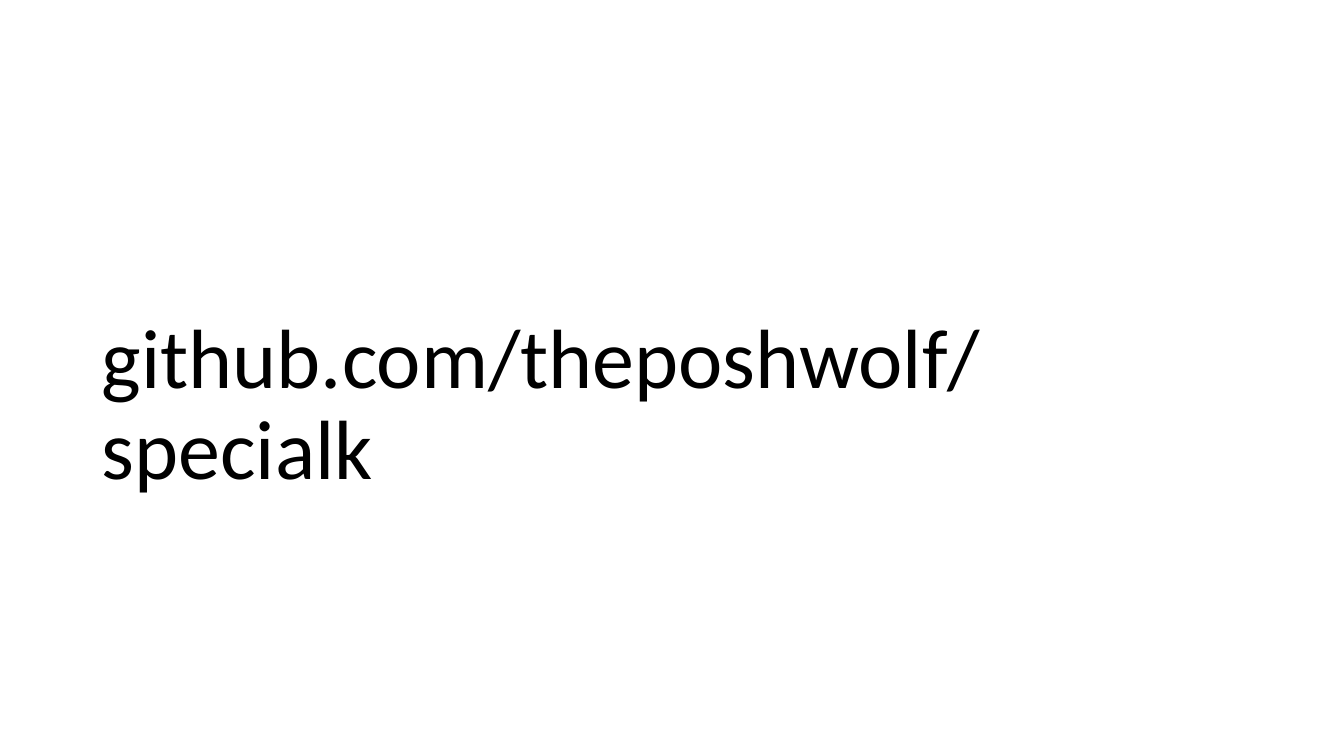
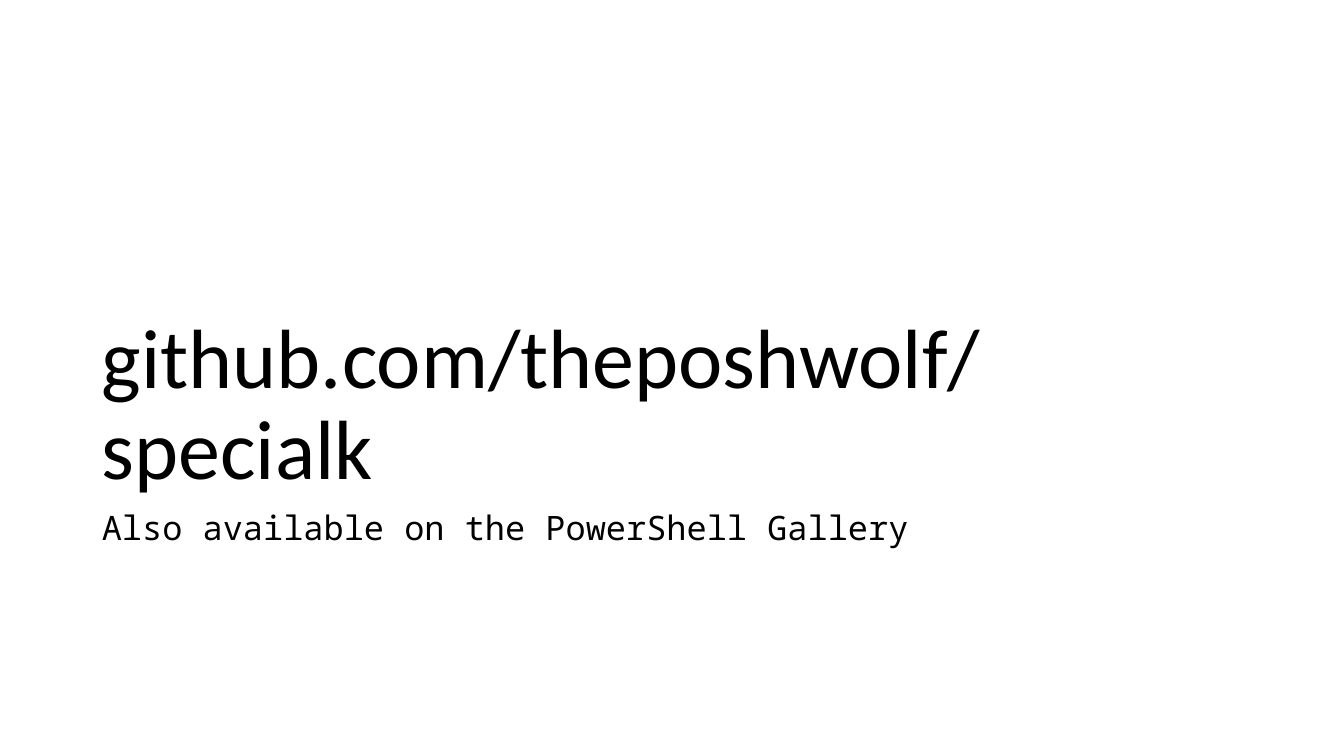
Before and after one commit to ThePoShWolf/Sessions, a slide deck: slide 29 of 2023-04-27 - Making Kubectl PowerShell friendly/PowerShell Summit 2023 - Making Kubectl PowerShell friendly.pptx (slide 27 before the commit). Drawn at 1344x756 pixels with LibreOffice and Linux fonts; fonts in the diff are those of the drawing; background and template pictures are left out. Boxes give left, top, right and bottom in pixels: in the first picture for what was removed or moved away, otherwise in the second. Text is boxed around its words. In the diff, an @@ line names an element or a change of style, - is before the commit and + after.

```diff
--- a/2023-04-27 - Making Kubectl PowerShell friendly/PowerShell Summit 2023 - Making Kubectl PowerShell friendly.pptx
+++ b/2023-04-27 - Making Kubectl PowerShell friendly/PowerShell Summit 2023 - Making Kubectl PowerShell friendly.pptx
@@ text added at (102, 514, 908, 549), 24 pt, text #000000 @@
+Also available on the PowerShell Gallery
```
Also in this commit, not shown: 2 other slides changed, 3 slides added.
